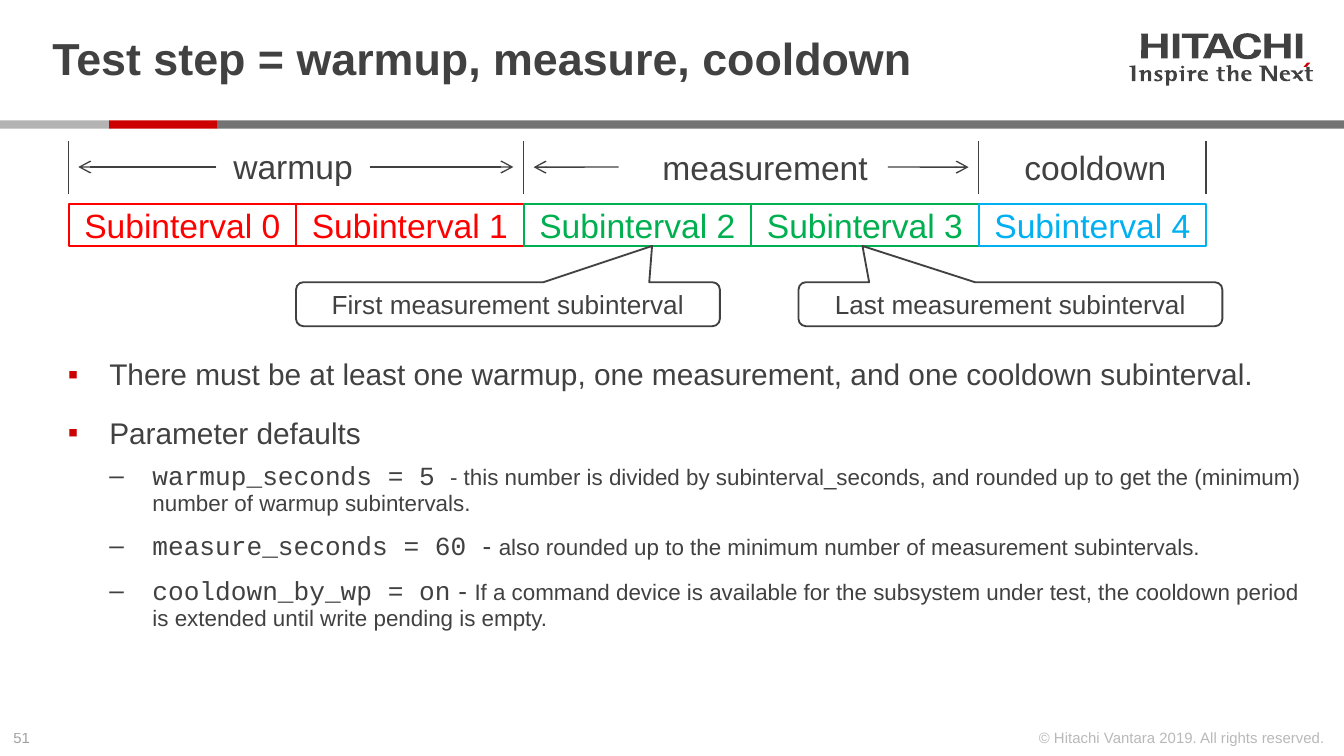
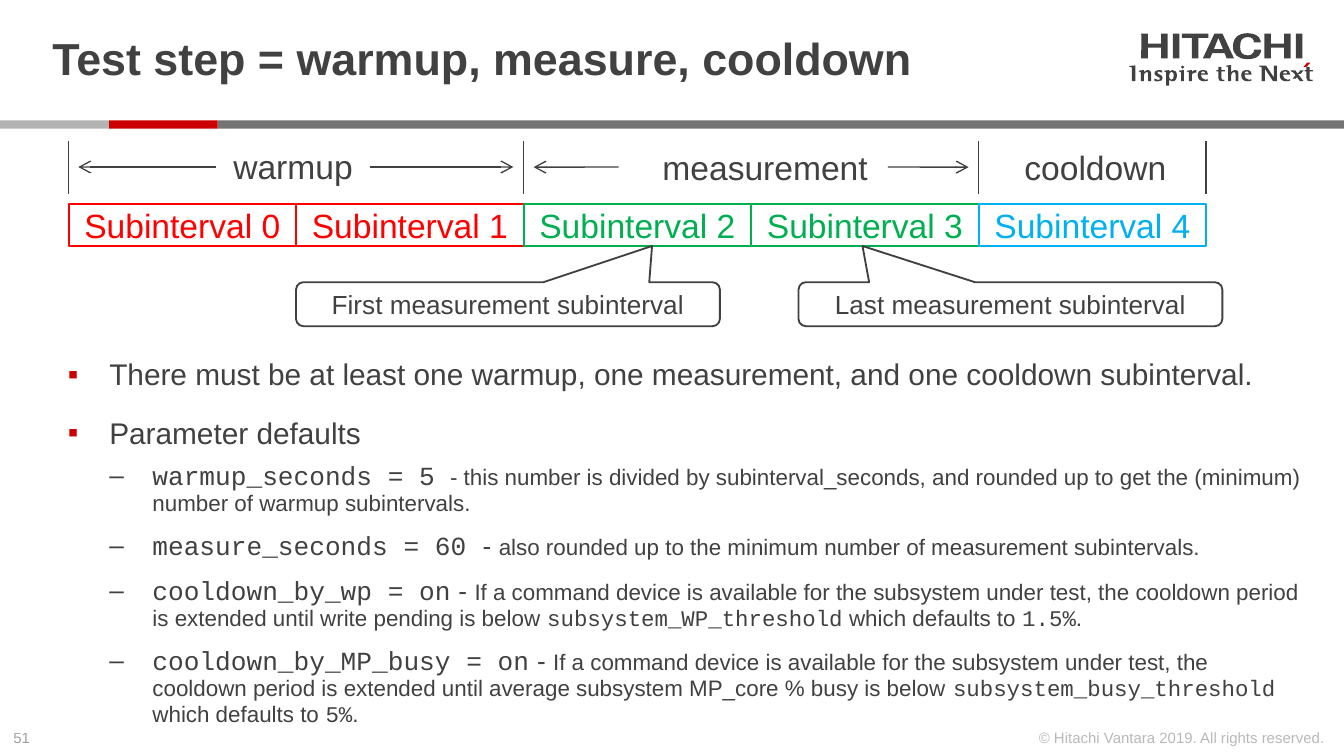
Before and after one commit to Hitachi-Data-Systems/ivy, a slide deck: slide 51 of doc/Programming the ivy engine.pptx. Drawn at 1344x756 pixels with LibreOffice and Linux fonts; fonts in the diff are those of the drawing. Boxes give left, top, right and bottom in pixels: in the first picture for what was removed or moved away, otherwise in the second. Text is boxed around its words. In the diff, an @@ line names an element or a change of style, - is before the commit and + after.

Commit message:
added cooldown_by_MP_busy, subsystem_busy_threshold, and subsystem_WP_threshold

```diff
--- a/doc/Programming the ivy engine.pptx
+++ b/doc/Programming the ivy engine.pptx
@@ text at (x1=152, y1=581, x2=1298, y2=722): text changed @@
-  ‒ cooldown_by_wp = on - If a command device is available for the subsystem under test, the cooldown period is extended until write pending is empty.
+  ‒ cooldown_by_wp = on - If a command device is available for the subsystem under test, the cooldown period is extended until write pending is below subsystem_WP_threshold which defaults to 1.5%.
+  ‒ cooldown_by_MP_busy = on - If a command device is available for the subsystem under test, the cooldown period is extended until average subsystem MP_core % busy is below subsystem_busy_threshold which defaults to 5%.
```
Also in this commit, not shown: 3 other slides changed, 9 other files.
